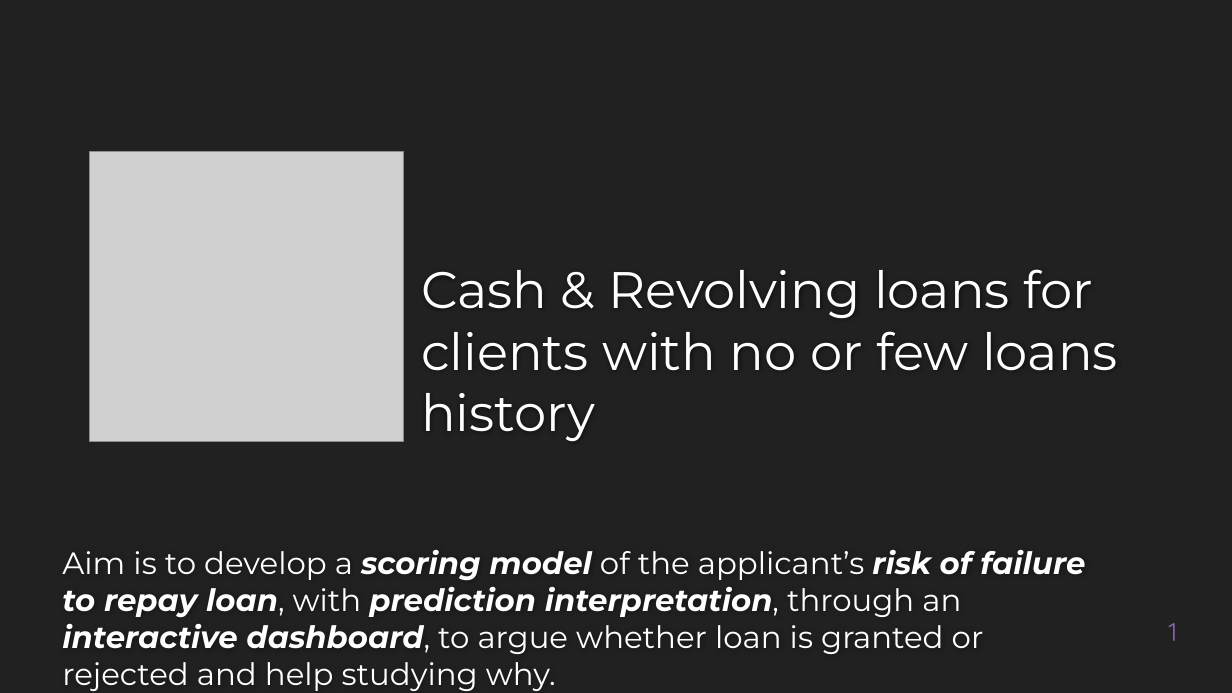
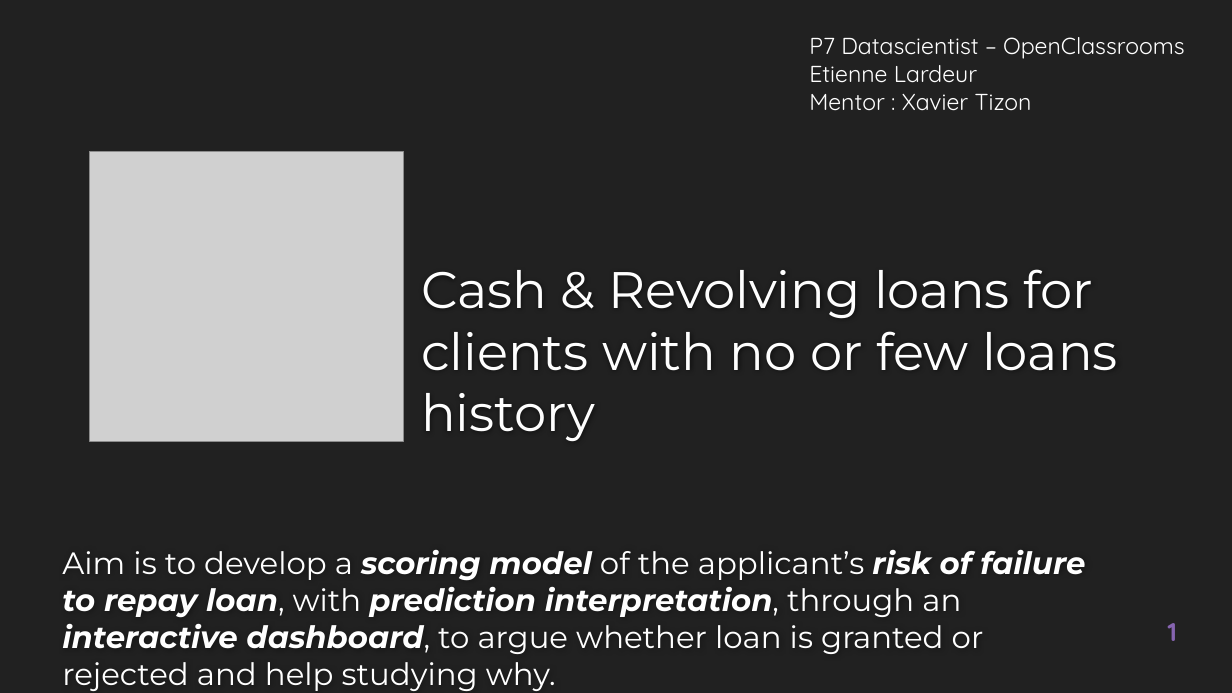
Before and after one commit to EtienneLardeur/P7_Scoring, a slide deck: slide 1 of P7_Support.pptx. Drawn at 1232x693 pixels with LibreOffice and Linux fonts; fonts in the diff are those of the drawing; grey boxes stand for pictures; background and template pictures are left out. Boxes give left, top, right and bottom in pixels: in the first picture for what was removed or moved away, otherwise in the second. Text is boxed around its words. In the diff, an @@ line names an element or a change of style, - is before the commit and + after.

```diff
--- a/P7_Support.pptx
+++ b/P7_Support.pptx
@@ text added at [809,37,1184,111], 18 pt, text #FFFFFF @@
+P7 Datascientist – OpenClassrooms
+Etienne Lardeur
+Mentor : Xavier Tizon
@@ page number at [1168,623,1177,641]: bold on @@
```
Also in this commit, not shown: 7 other slides changed, 5 slides added, 2 slides removed, 1 other file.
